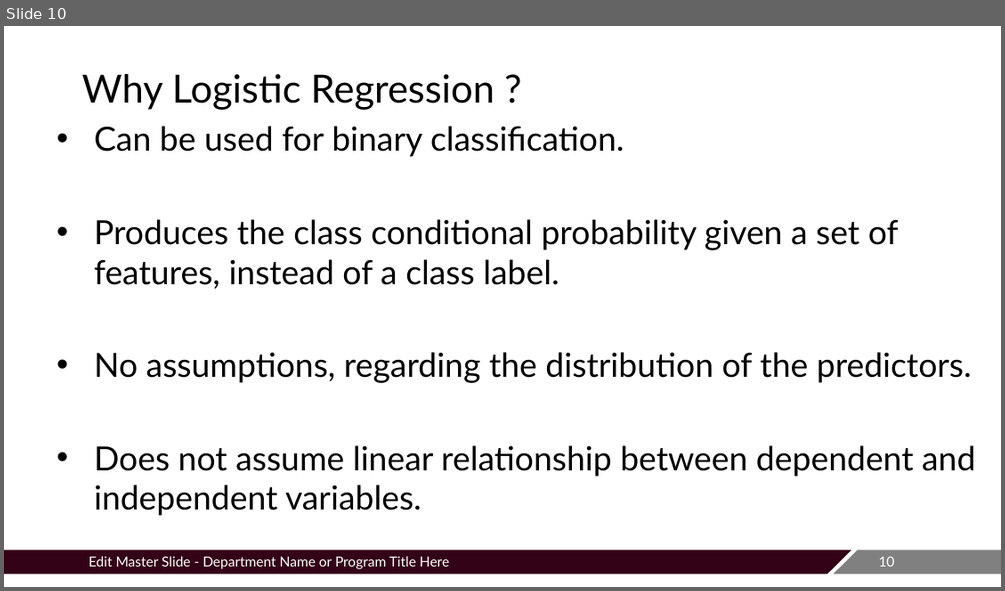
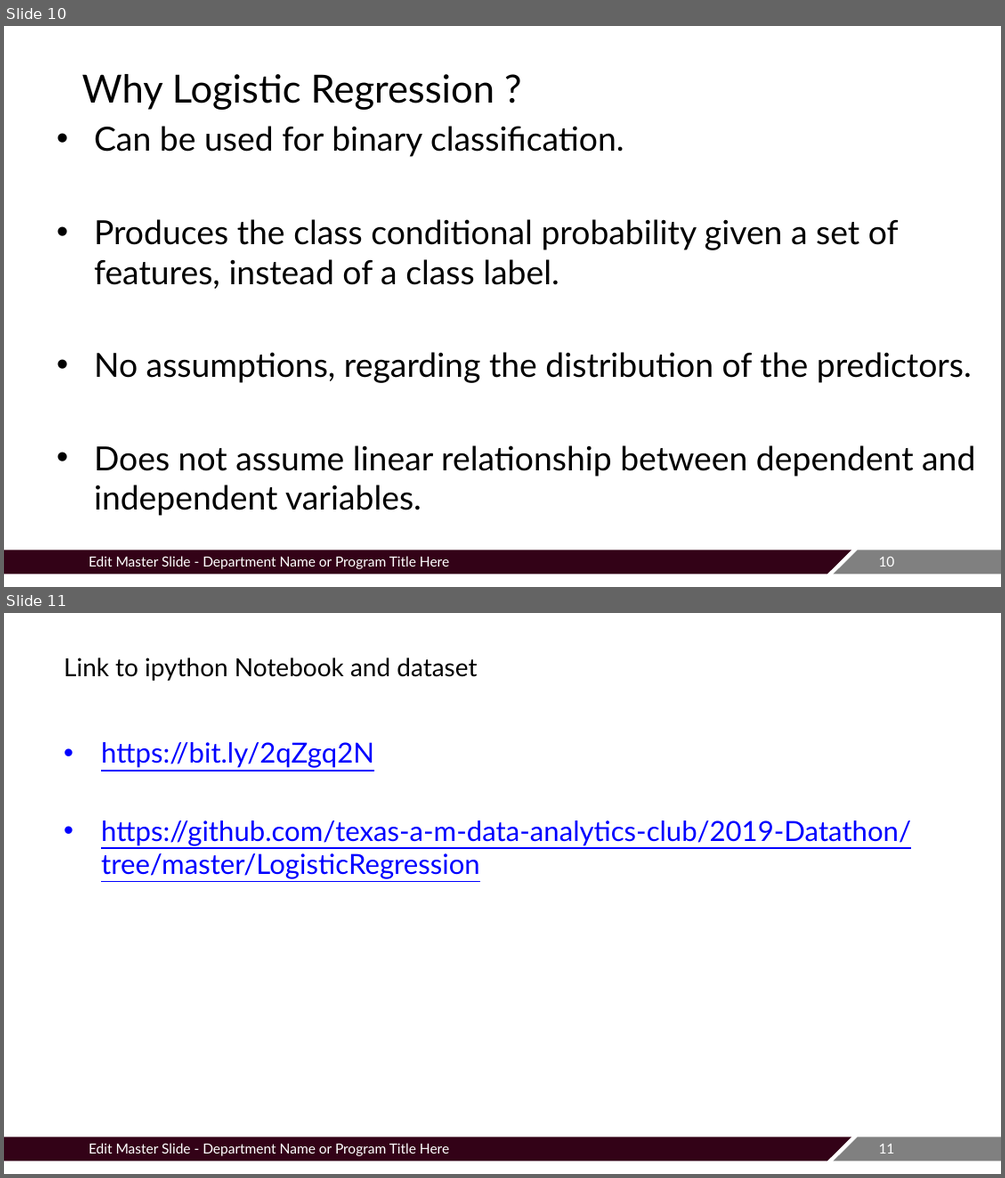
Before and after one commit to texas-a-m-data-analytics-club/2019-Datathon, a slide deck: LogisticRegression/pptlogit.pptx. Shown one above the other, each under a label of ours: slide 10 before the commit, slides 10 and 11 after it. The pictures are 1005x591 and 1005x1178 pixels, drawn with LibreOffice and Linux fonts; fonts in the diff are those of the drawing; background and template pictures are left out. Boxes give left, top, right and bottom in pixels: in the first picture for what was removed or moved away, otherwise in the second. Text is boxed around its words. In the diff, an @@ line names an element or a change of style, - is before the commit and + after.

Commit message:
add presentation files

```diff
--- a/LogisticRegression/pptlogit.pptx
+++ b/LogisticRegression/pptlogit.pptx
@@ slide 11 added at (4,613,1001,1174), background #FFFFFF; not listed: 4 template elements that a slide beside it also shows @@
@@ title added at (64,657,477,681), 18 pt, text #000000 @@
+Link to ipython Notebook and dataset
@@ text added at (101,742,911,879), 20 pt, text #0000FF, underline @@
+• https://bit.ly/2qZgq2N
+• https://github.com/texas-a-m-data-analytics-club/2019-Datathon/tree/master/LogisticRegression
```
